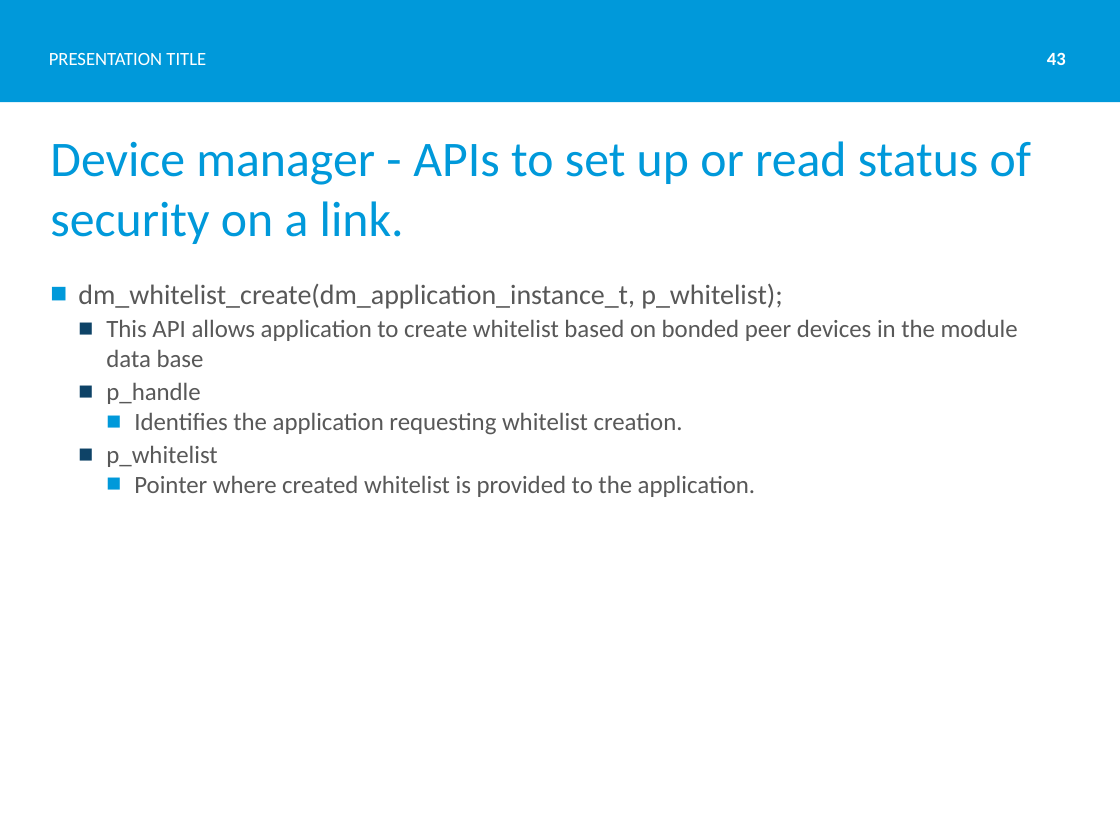
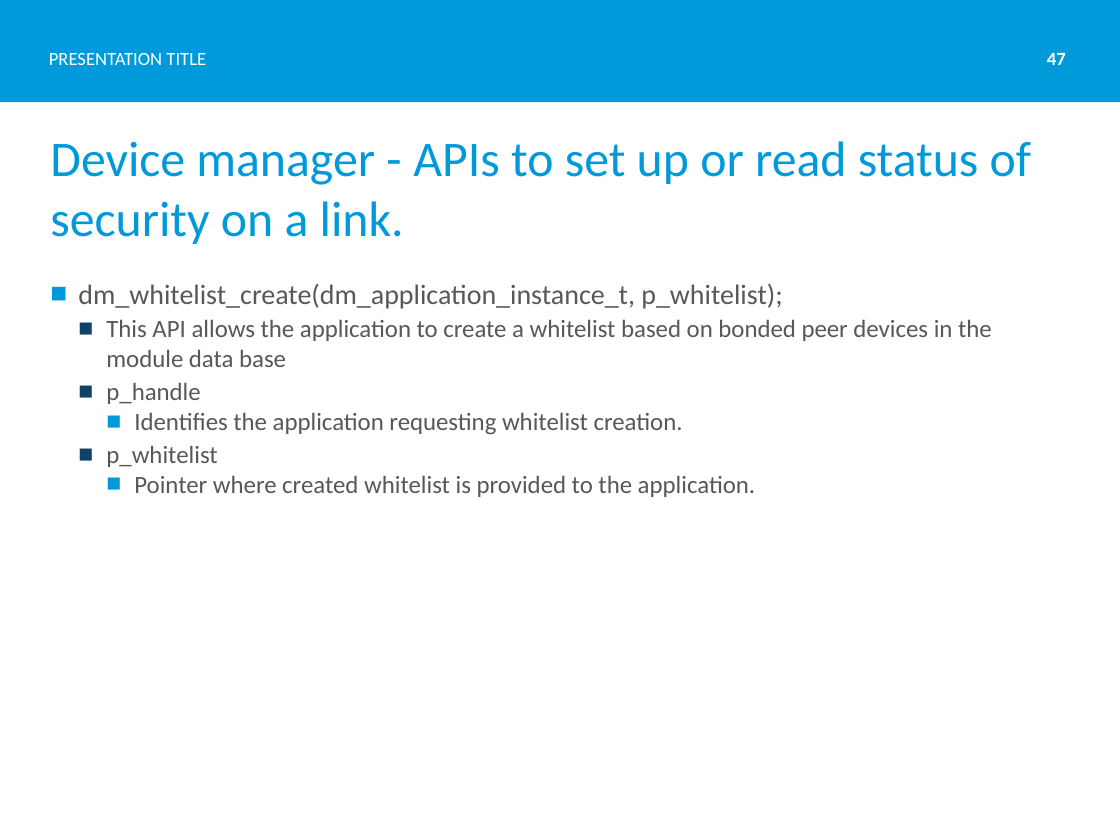
Before and after one commit to Skjerve/nRF51-S130-HK, a slide deck: slide 47 of S130 Introduction.pptx (slide 43 before the commit). Drawn at 1120x840 pixels with LibreOffice and Linux fonts; fonts in the diff are those of the drawing; background and template pictures are left out. Boxes give left, top, right and bottom in pixels: in the first picture for what was removed or moved away, otherwise in the second. Text is boxed around its words. In the diff, an @@ line names an element or a change of style, - is before the commit and + after.

```diff
--- a/S130 Introduction.pptx
+++ b/S130 Introduction.pptx
@@ page number at [1047, 53, 1066, 65]: text changed @@
-43
+47
@@ text at [106, 319, 992, 367]: text changed @@
-  ■ This API allows application to create whitelist based on bonded peer devices in the module data base
+  ■ This API allows the application to create a whitelist based on bonded peer devices in the module data base
```
Also in this commit, not shown: 9 other slides changed, 5 slides added.
